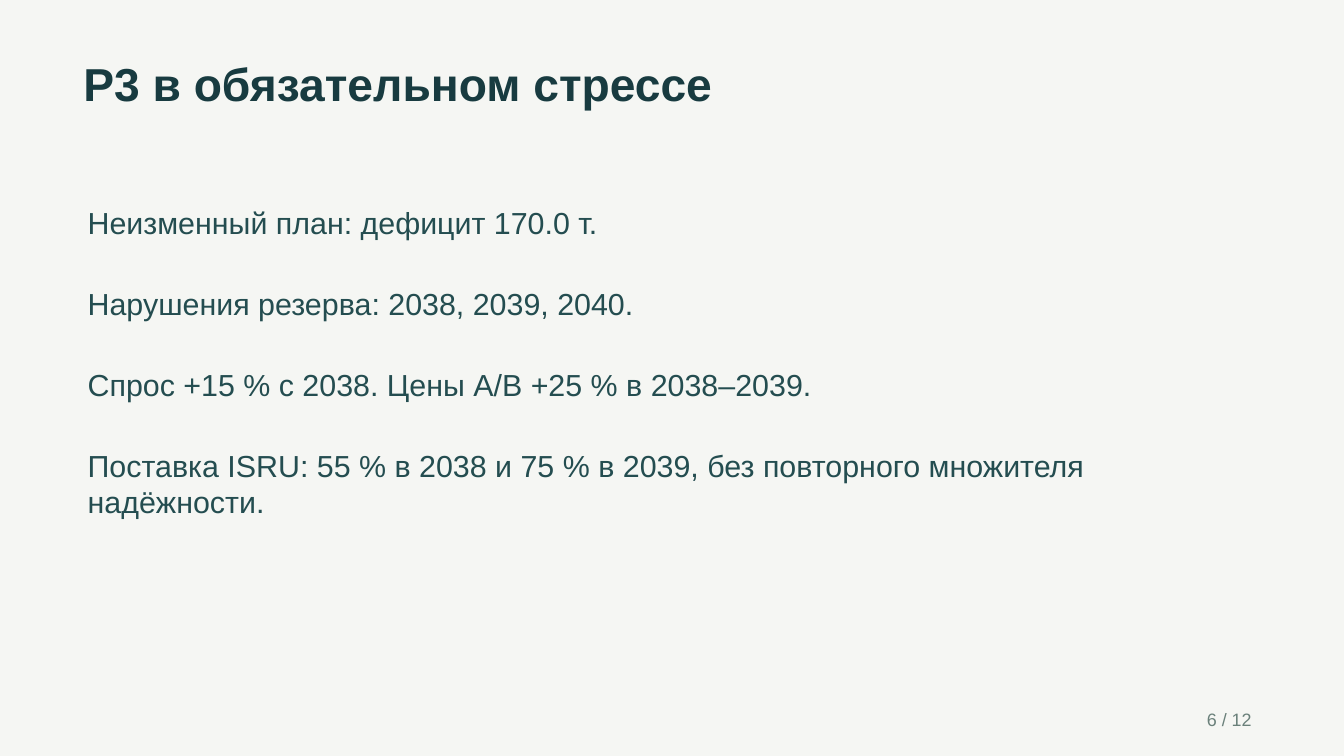
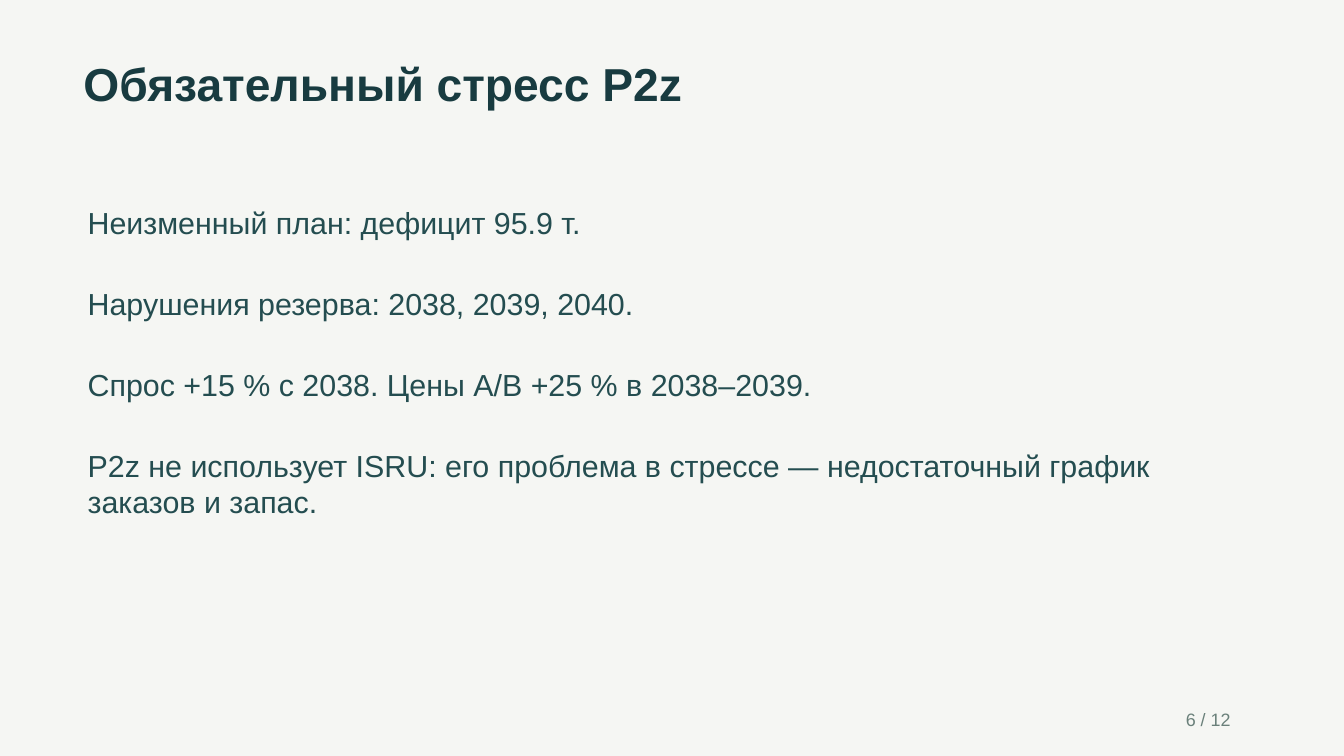
Before and after one commit to pmixay/hackathon-1809, a slide deck: slide 6 of docs/presentation/TerraPlan.pptx. Drawn at 1344x756 pixels with LibreOffice and Linux fonts; fonts in the diff are those of the drawing. Boxes give left, top, right and bottom in pixels: in the first picture for what was removed or moved away, otherwise in the second. Text is boxed around its words. In the diff, an @@ line names an element or a change of style, - is before the commit and + after.

Commit message:
R4: align UI and presentation with selected P2z strategy

```diff
--- a/docs/presentation/TerraPlan.pptx
+++ b/docs/presentation/TerraPlan.pptx
@@ text at (x1=83, y1=66, x2=682, y2=111): text changed @@
-P3 в обязательном стрессе
+Обязательный стресс P2z
@@ text at (x1=88, y1=211, x2=580, y2=240): text changed @@
-Неизменный план: дефицит 170.0 т.
+Неизменный план: дефицит 95.9 т.
@@ text at (x1=88, y1=454, x2=1149, y2=514): text changed @@
-Поставка ISRU: 55 % в 2038 и 75 % в 2039, без повторного множителя надёжности.
+P2z не использует ISRU: его проблема в стрессе — недостаточный график заказов и запас.
@@ text "6 / 12" moved from (x1=1207, y1=713, x2=1252, y2=726) to (x1=1186, y1=713, x2=1231, y2=726) @@
```
Also in this commit, not shown: 11 other slides changed, 10 other files.
